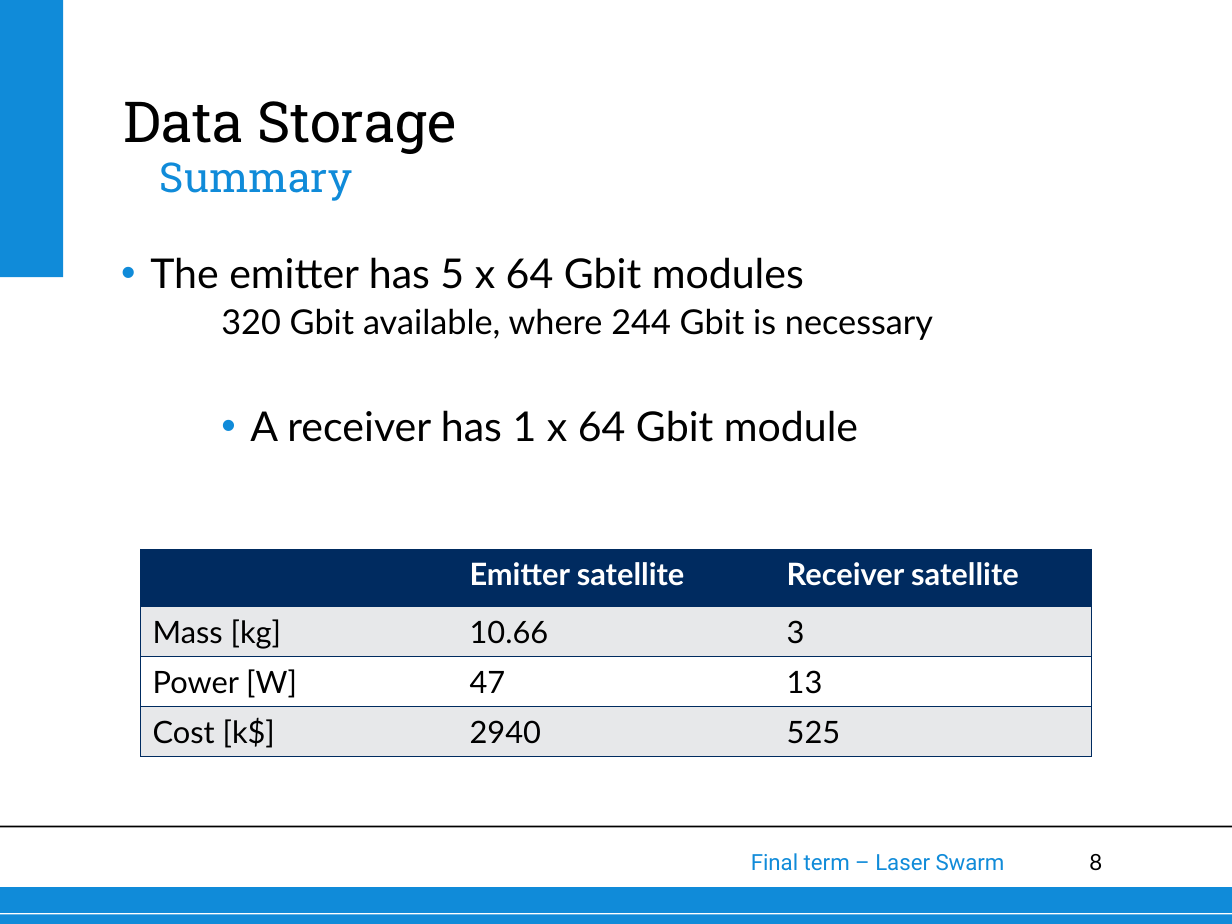
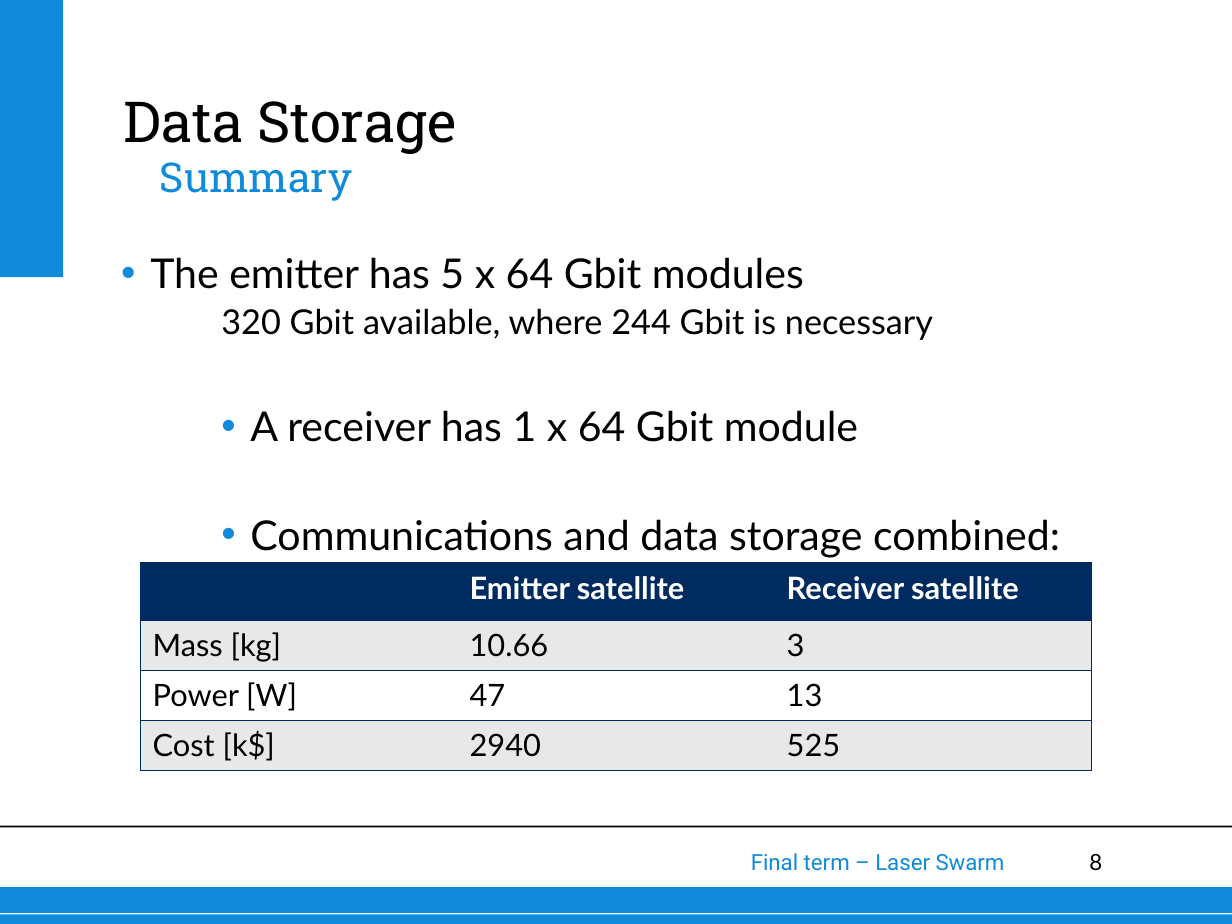
Before and after one commit to thewisenerd/laser-swarm, a slide deck: slide 8 of finalPresentation/subsections/Data Storage.ppt. Drawn at 1232x924 pixels with LibreOffice and Linux fonts; fonts in the diff are those of the drawing; background and template pictures are left out. Boxes give left, top, right and bottom in pixels: in the first picture for what was removed or moved away, otherwise in the second. Text is boxed around its words. In the diff, an @@ line names an element or a change of style, - is before the commit and + after.

```diff
--- a/finalPresentation/subsections/Data Storage.ppt
+++ b/finalPresentation/subsections/Data Storage.ppt
@@ text at (250,519,1060,558): paragraph added @@
+• Communications and data storage combined:
@@ table: place and size @@
-table at (140,549,1090,752)
+table at (140,563,1090,765)
```
Also in this commit, not shown: 1 other slide changed, 1 other file.
